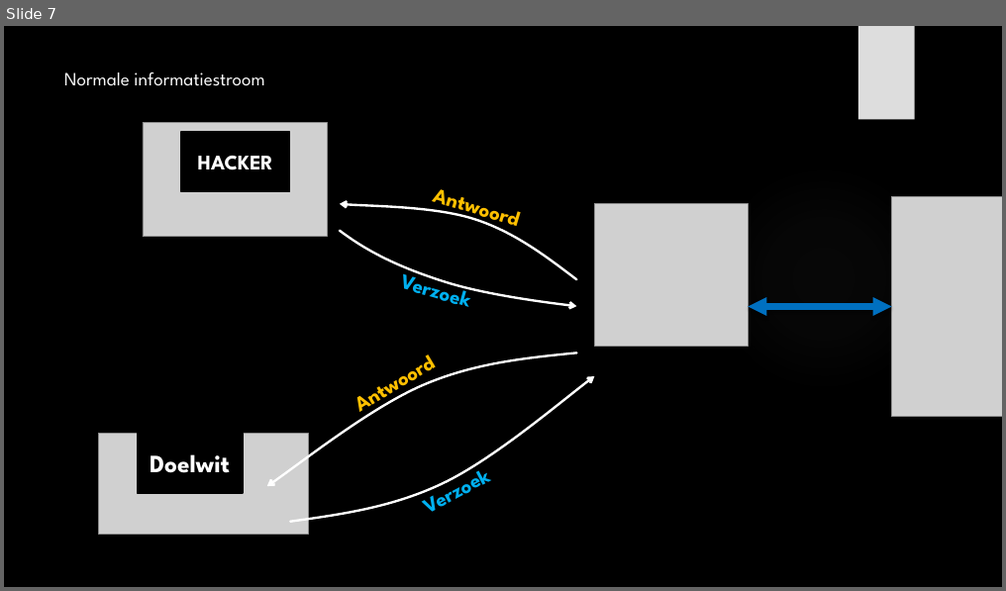
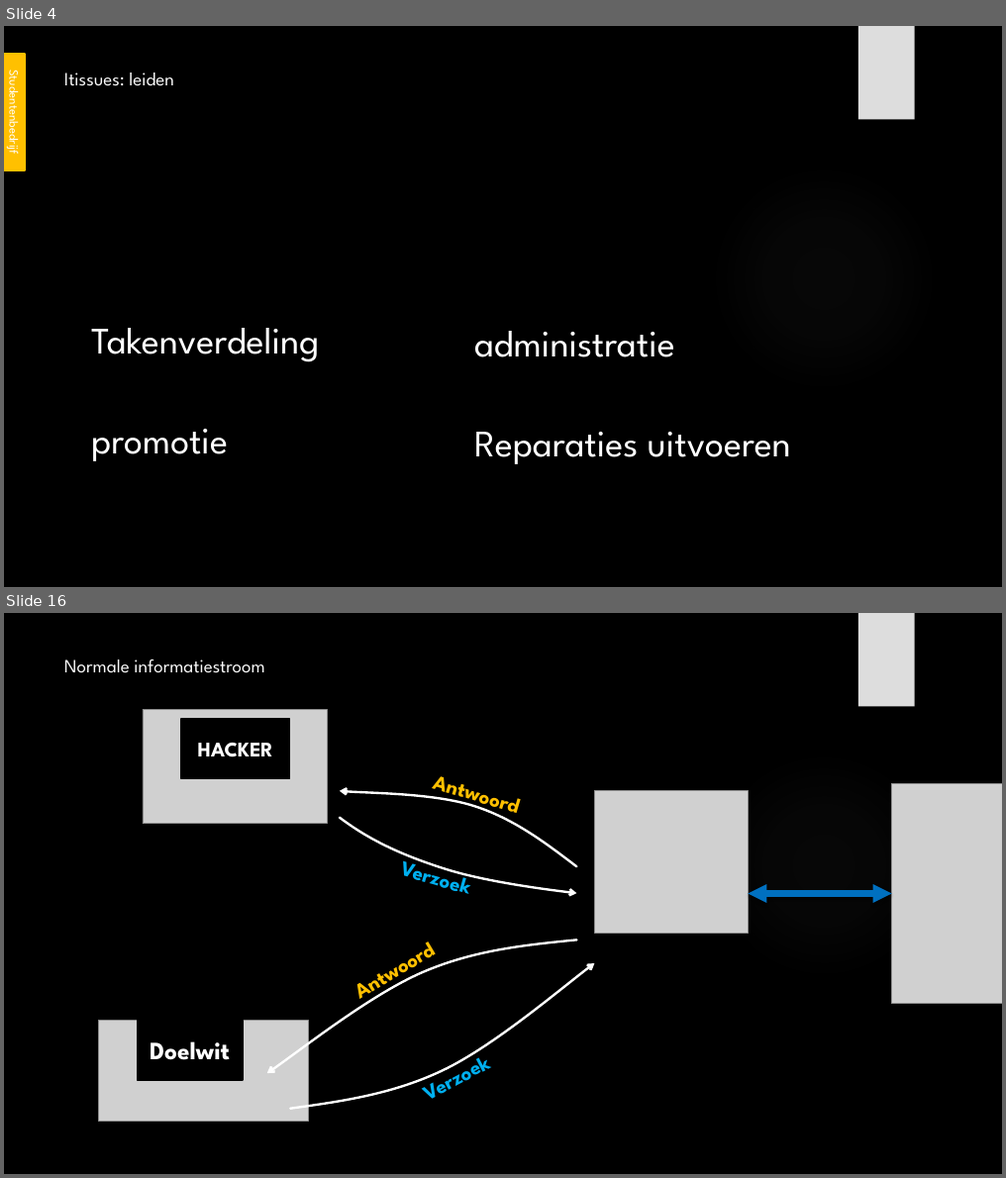
Before and after one commit to its-3ncrypt/Led_Cube_arduino, a slide deck: _Administratie/Presentatie GIP.pptx. Shown one above the other, each under a label of ours: slide 7 before the commit, slides 4 and 16 after it; the slides between them are not shown. The pictures are 1006x591 and 1006x1178 pixels, drawn with LibreOffice and Linux fonts; fonts in the diff are those of the drawing; grey boxes stand for pictures; background and template pictures are left out. Boxes give left, top, right and bottom in pixels: in the first picture for what was removed or moved away, otherwise in the second. Text is boxed around its words. In the diff, an @@ line names an element or a change of style, - is before the commit and + after.

```diff
--- a/_Administratie/Presentatie GIP.pptx
+++ b/_Administratie/Presentatie GIP.pptx
@@ slide 4 added at [4, 26, 1002, 587], background picture (left out); not listed: 2 template elements that a slide beside it also shows @@
@@ rectangle added at [4, 54, 26, 171], fill #FFC000, outline #FFC000 1.5 pt, 12 pt, text #FFFFFF @@
+Studentenbedrijf
@@ title added at [64, 73, 174, 86], 18 pt, text #F8F8F8 @@
+Itissues: leiden
@@ text added at [91, 328, 319, 462], 36 pt, text #FFFFFF @@
+Takenverdeling
+promotie
@@ text added at [474, 331, 791, 465], 36 pt, text #FFFFFF @@
+administratie
+Reparaties uitvoeren
@@ what was slide 7 is now slide 16 @@
```
Also in this commit, not shown: 3 slides changed, 11 other slides added, 3 slides removed.
